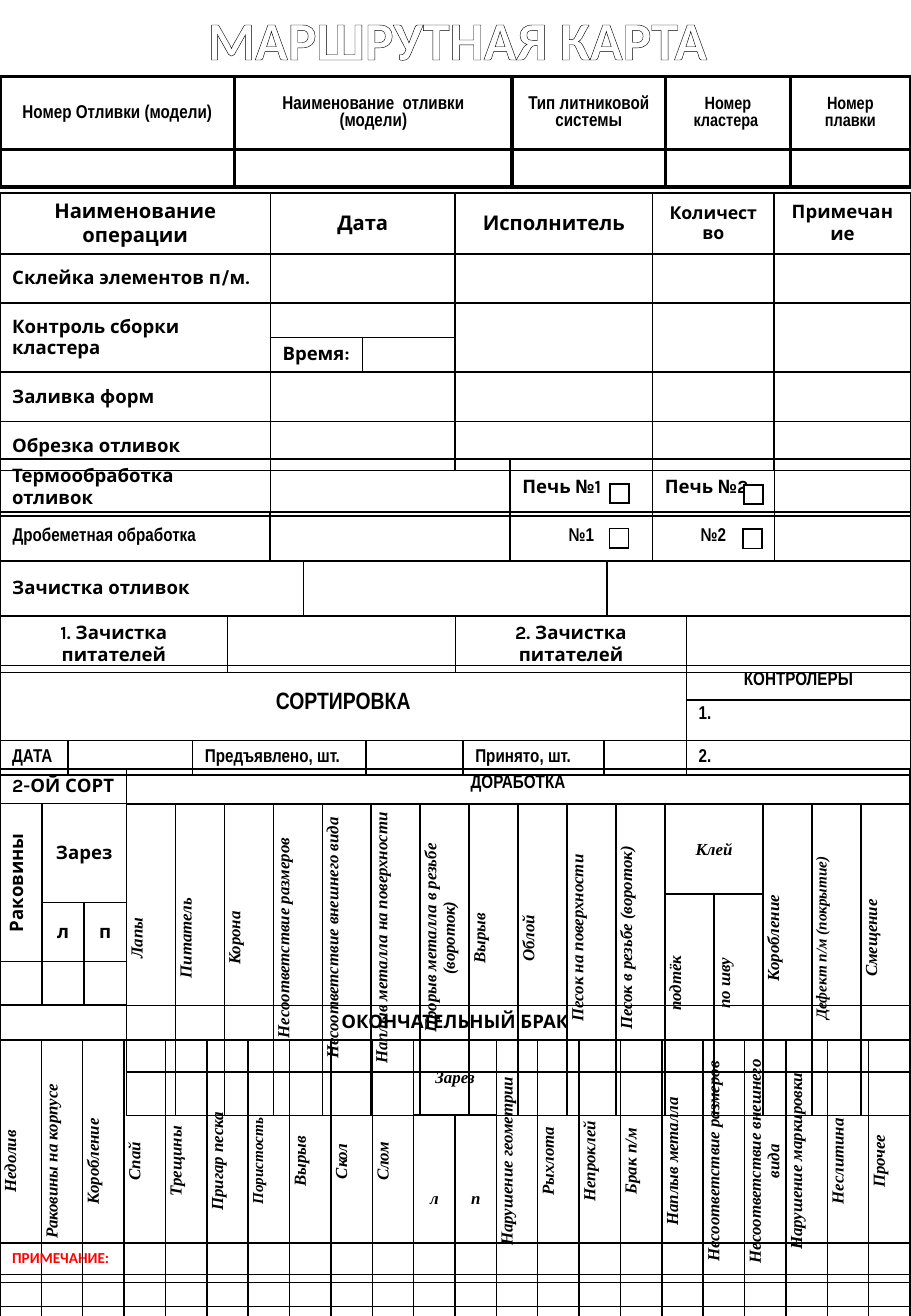
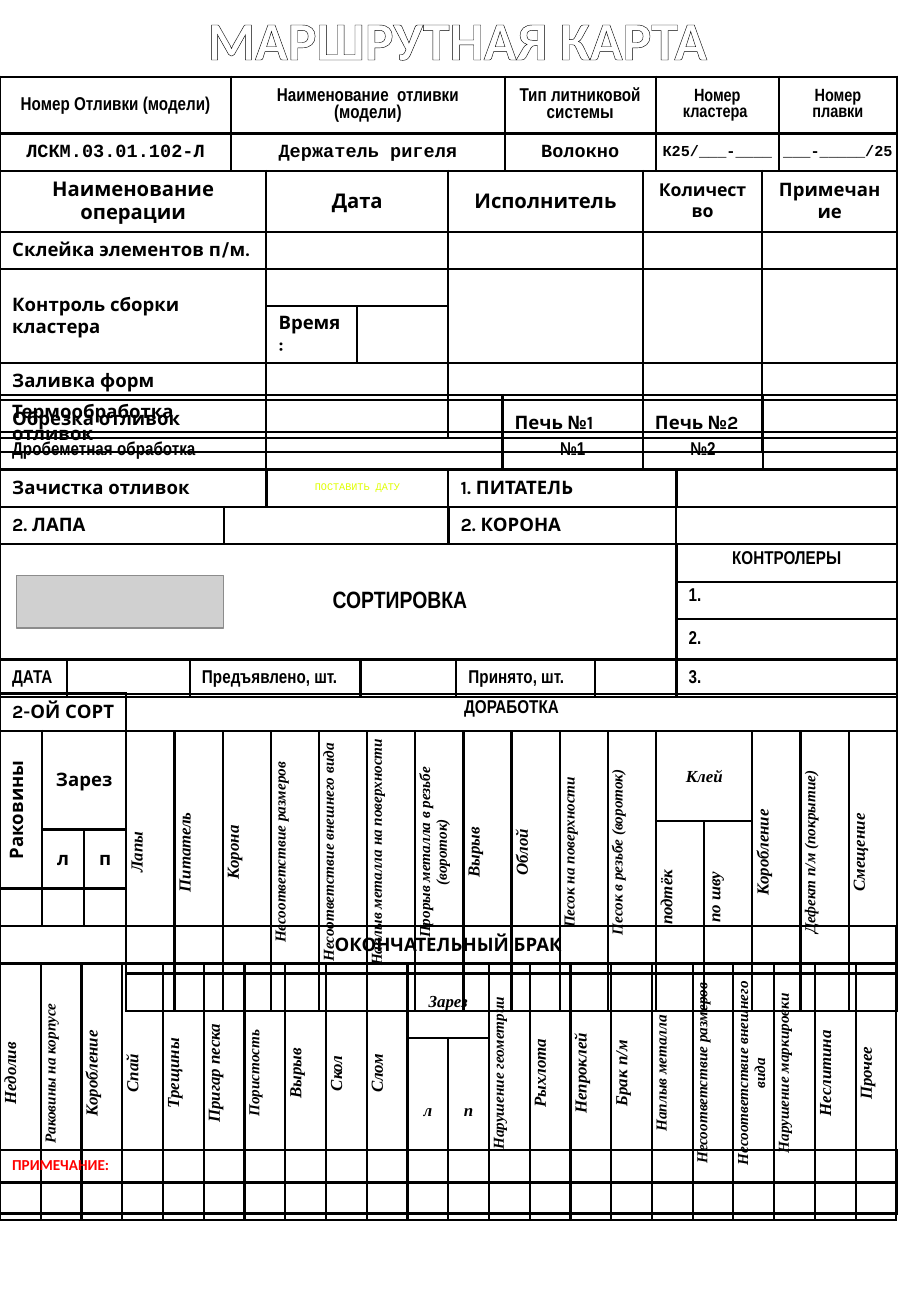
Before and after one commit to fedotrick/Generate_mk_number, a slide deck: slide 1 of ШАБЛОН.pptx. Drawn at 911x1316 pixels with LibreOffice and Linux fonts; fonts in the diff are those of the drawing; grey boxes stand for pictures. Boxes give left, top, right and bottom in pixels: in the first picture for what was removed or moved away, otherwise in the second. Text is boxed around its words. In the diff, an @@ line names an element or a change of style, - is before the commit and + after.

```diff
--- a/ШАБЛОН.pptx
+++ b/ШАБЛОН.pptx
@@ table at (x1=0, y1=77, x2=898, y2=170) @@
-row 2:  |  |  |  | 
+row 2: ЛСКМ.03.01.102-Л | Держатель ригеля | Волокно | К25/___-____ | ___-_____/25
@@ borders changed @@
@@ table resized from (x1=0, y1=77, x2=910, y2=187) to (x1=0, y1=77, x2=898, y2=170) @@
@@ table at (x1=0, y1=171, x2=896, y2=450) @@
@@ borders changed @@
@@ table resized from (x1=0, y1=193, x2=911, y2=461) to (x1=0, y1=171, x2=896, y2=450) @@
@@ table at (x1=0, y1=395, x2=898, y2=459) @@
@@ borders changed @@
@@ table resized from (x1=0, y1=459, x2=910, y2=511) to (x1=0, y1=395, x2=898, y2=459) @@
@@ table at (x1=0, y1=432, x2=899, y2=470) @@
@@ borders changed @@
@@ table resized from (x1=0, y1=511, x2=911, y2=561) to (x1=0, y1=432, x2=899, y2=470) @@
@@ table at (x1=0, y1=470, x2=898, y2=508) @@
+column 2: ПОСТАВИТЬ ДАТУ
+column 3: 1. ПИТАТЕЛЬ
-column 3: 
@@ table resized from (x1=0, y1=561, x2=911, y2=616) to (x1=0, y1=470, x2=898, y2=508) @@
@@ table at (x1=0, y1=507, x2=898, y2=544) @@
-row 1, column 1: 1. Зачистка питателей
+row 1, column 1: 2. ЛАПА
-row 1, column 3: 2. Зачистка питателей
+row 1, column 3: 2. КОРОНА
@@ borders changed @@
@@ table resized from (x1=0, y1=616, x2=911, y2=670) to (x1=0, y1=507, x2=898, y2=544) @@
@@ group removed at (x1=610, y1=483, x2=764, y2=549): 4 rectangles @@
@@ table at (x1=0, y1=544, x2=898, y2=694) @@
-row 3: ДАТА |  | Предъявлено, шт. |  | Принято, шт. |  | 2.
+row 3:  |  |  |  |  |  | 2.
+row 4: ДАТА |  | Предъявлено, шт. |  | Принято, шт. |  | 3.
@@ table resized from (x1=0, y1=666, x2=911, y2=770) to (x1=0, y1=544, x2=898, y2=694) @@
@@ picture added at (x1=16, y1=576, x2=223, y2=628) @@
@@ table at (x1=0, y1=694, x2=128, y2=1145) @@
@@ borders changed @@
@@ table resized from (x1=0, y1=769, x2=128, y2=1240) to (x1=0, y1=694, x2=128, y2=1145) @@
@@ table at (x1=126, y1=694, x2=904, y2=1166) @@
@@ size 10 to 9 pt in "Несоответствие размеров", "Несоответствие внешнего вида", "Наплыв металла на поверхности", "Прорыв металла в резьбе (вороток)" and 2 more places @@
@@ borders changed @@
@@ table resized from (x1=126, y1=769, x2=904, y2=1263) to (x1=126, y1=694, x2=904, y2=1166) @@
@@ table at (x1=0, y1=926, x2=909, y2=1156) @@
@@ size 10 to 9 pt in "Раковины на корпусе", "Нарушение геометрии", "Наплыв металла", "Несоответствие размеров" and 2 more places @@
@@ borders changed @@
@@ table resized from (x1=0, y1=1006, x2=909, y2=1252) to (x1=0, y1=926, x2=909, y2=1156) @@
@@ table at (x1=0, y1=1150, x2=898, y2=1213) @@
@@ borders changed @@
@@ table resized from (x1=0, y1=1243, x2=911, y2=1306) to (x1=0, y1=1150, x2=898, y2=1213) @@
```
Also in this commit, not shown: 36 other files.
